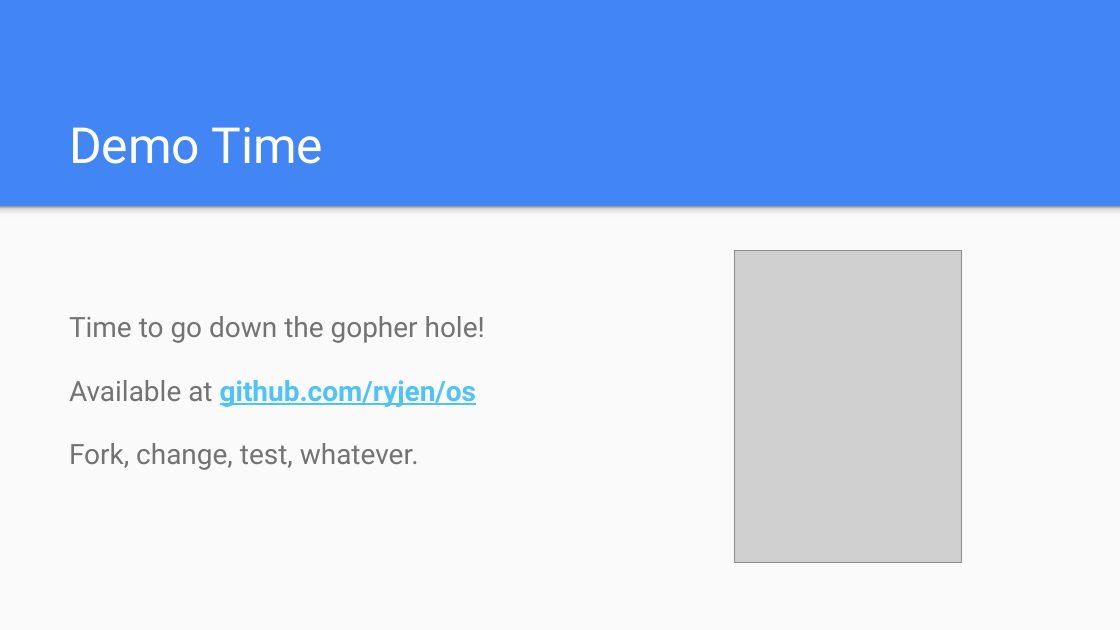
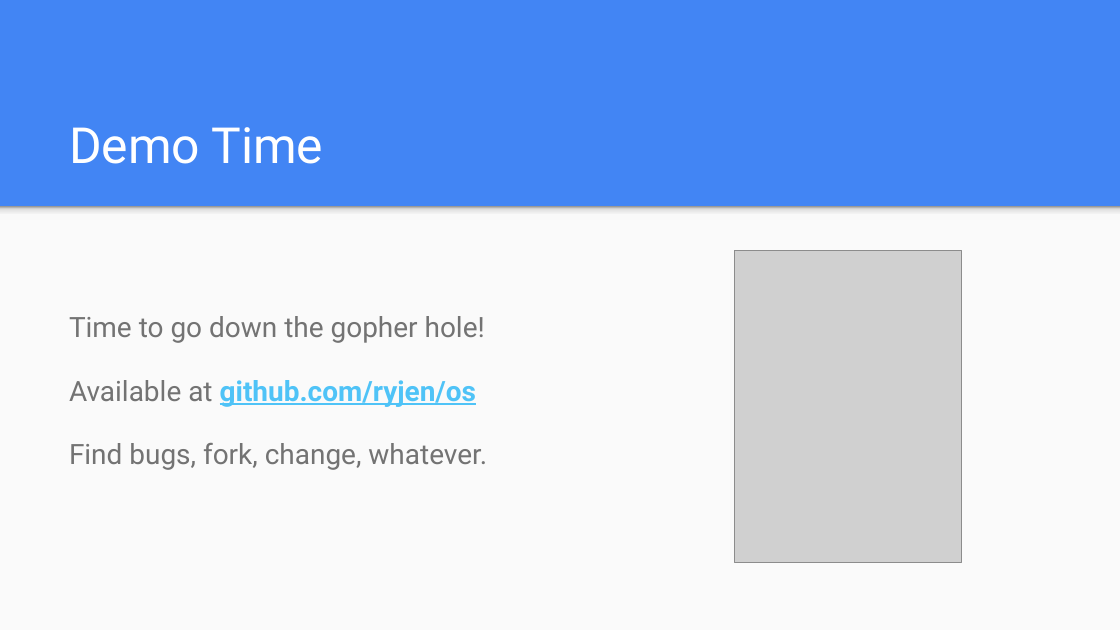
Before and after one commit to ryjen/scheduling-algos, a slide deck: slide 9 of scheduling/slides.pptx. Drawn at 1120x630 pixels with LibreOffice and Linux fonts; fonts in the diff are those of the drawing; grey boxes stand for pictures. Boxes give left, top, right and bottom in pixels: in the first picture for what was removed or moved away, otherwise in the second. Text is boxed around its words. In the diff, an @@ line names an element or a change of style, - is before the commit and + after.

Commit message:
Update for demo

```diff
--- a/scheduling/slides.pptx
+++ b/scheduling/slides.pptx
@@ text at [69, 443, 487, 470]: text changed @@
-Fork, change, test, whatever.
+Find bugs, fork, change, whatever.
```
Also in this commit, not shown: 5 other slides changed, 1 other file.
